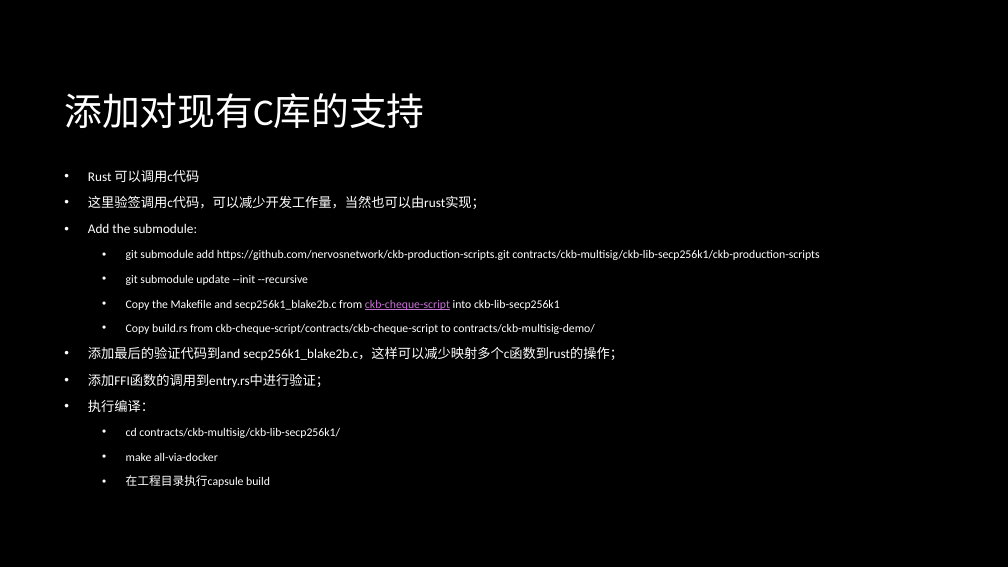
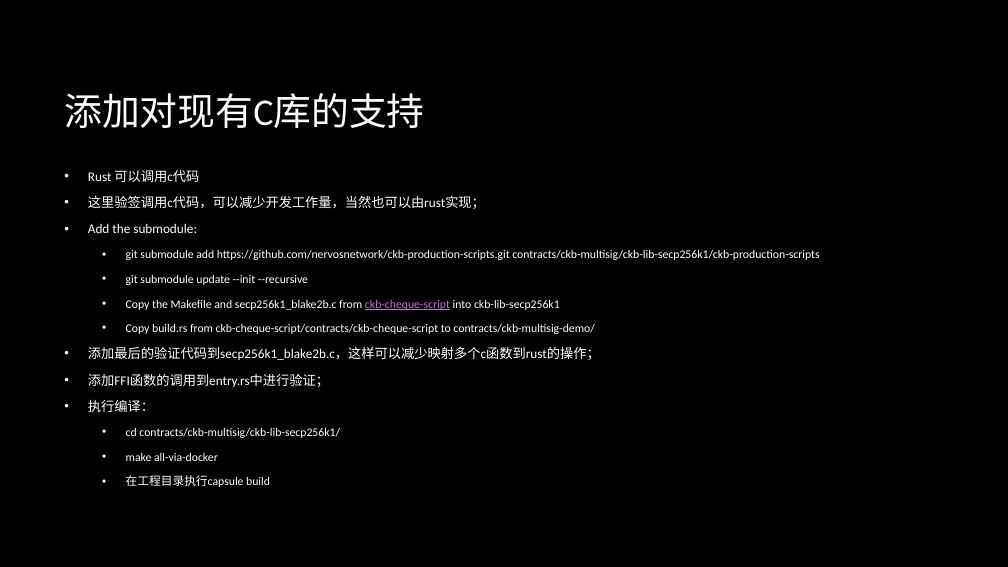
Before and after one commit to liuck8080/ckb-multisig-demo, a slide deck: slide 7 of rust_multisig.pptx. Drawn at 1008x567 pixels with LibreOffice and Linux fonts; fonts in the diff are those of the drawing; background and template pictures are left out. Boxes give left, top, right and bottom in pixels: in the first picture for what was removed or moved away, otherwise in the second. Text is boxed around its words. In the diff, an @@ line names an element or a change of style, - is before the commit and + after.

```diff
--- a/rust_multisig.pptx
+++ b/rust_multisig.pptx
@@ text at box(88, 347, 600, 360): text changed @@
-• 添加最后的验证代码到and secp256k1_blake2b.c，这样可以减少映射多个c函数到rust的操作；
+• 添加最后的验证代码到secp256k1_blake2b.c，这样可以减少映射多个c函数到rust的操作；
```
Also in this commit, not shown: 3 other slides changed.
